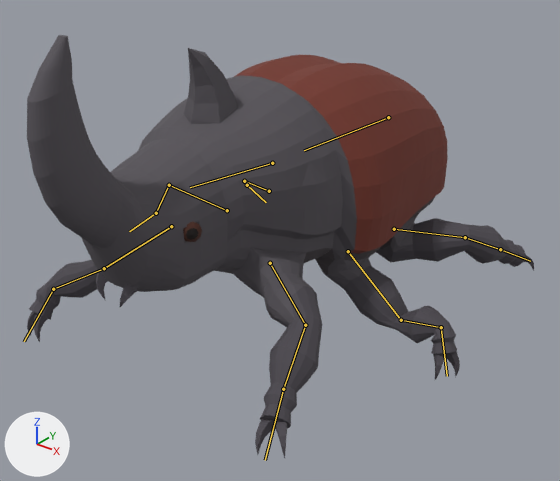
Before and after pictures for a commit that changed the glTF model creatures/experiments/boxmodel/abc/t7x/zoo/beetle/stage4/beetle.glb.
Rendered twice from a 50 mm camera at (0.842, -1.012, 0.78) aimed at (0.054, -0.026, 0.169). Arrows for +X, +Y and +Z are at lower left; the lights stay in place. The picture after the commit comes second. Both versions are drawn at frame 23 of the action 'move'; the numbers are the values there. The bones that change, and the others that lie on the model, are drawn over the model as lines.

Names of what the first picture shows: 'body', 'piece_claws', 'piece_eye', 'piece_horn_thorax', 'piece_mandible'.
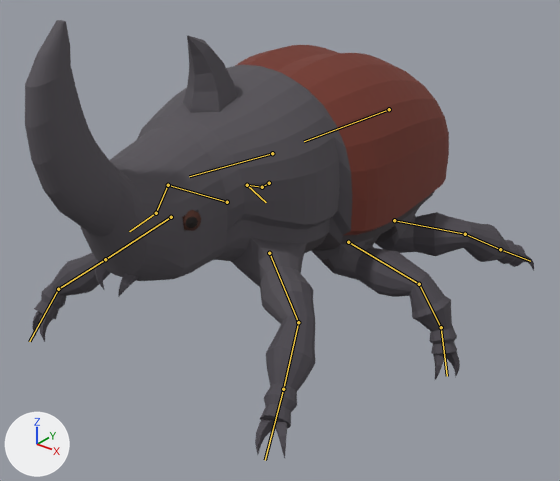
What differs and where, as boxes [x1, y1, x2, y2] in the pictures (560 x 481 px):
'body', posed: before [27, 35, 526, 428]; after [25, 20, 526, 428]
'piece_horn_thorax', posed: before [184, 48, 237, 124]; after [183, 35, 237, 113]
'piece_claws', posed: before [27, 255, 534, 458]; after [32, 255, 534, 458]
'piece_mandible', posed: before [96, 271, 139, 307]; after [95, 260, 138, 296]
'piece_eye', posed: before [183, 222, 202, 242]; after [182, 210, 201, 231]
bone 'abdomen', root to tip: before (388, 117) to (304, 150); after (389, 109) to (304, 141)
bone 'femur1.L', root to tip: before (270, 263) to (305, 325); after (269, 253) to (298, 322)
bone 'tibia1.L', root to tip: before (305, 325) to (283, 389); after (298, 322) to (283, 389)
bone 'femur1.R', root to tip: before (171, 226) to (104, 268); after (171, 217) to (105, 259)
bone 'tibia1.R', root to tip: before (104, 268) to (53, 289); after (105, 259) to (58, 289)
bone 'tarsus1.R', root to tip: before (53, 289) to (24, 341); after (58, 289) to (29, 341)
bone 'femur2.L', root to tip: before (348, 251) to (401, 320); after (348, 242) to (419, 284)
bone 'tibia2.L', root to tip: before (401, 320) to (441, 327); after (419, 284) to (441, 327)
bone 'femur2.R', root to tip: before (227, 210) to (169, 185); after (227, 202) to (168, 185)
bone 'tibia2.R', root to tip: before (169, 185) to (156, 213); after (168, 185) to (156, 213)
bone 'femur3.L', root to tip: before (394, 229) to (465, 237); after (394, 220) to (465, 234)
bone 'tibia3.L', root to tip: before (465, 237) to (500, 249); after (465, 234) to (500, 249)
bone 'femur3.R', root to tip: before (269, 191) to (244, 181); after (269, 183) to (262, 187)
bone 'tibia3.R', root to tip: before (244, 181) to (247, 185); after (262, 187) to (247, 185)

What changed in the scene script:
```text
Change bone_abdomen:
    where bone_abdomen = bpy.data.objects['rig'].pose.bones['abdomen']
    bone_abdomen.location: (0.0, 0.0, -0.019) -> (0.0, 0.0, 0.0)
Change bone_femur1_l:
    where bone_femur1_l = bpy.data.objects['rig'].pose.bones['femur1.L']  # child of 'thorax'
    bone_femur1_l.rotation_quaternion: (0.986, -0.014, -0.001, 0.164) -> (0.995, 0.0, 0.0, 0.104)  # degrees (-2, 0, 19) -> degrees (0, 0, 12)
Change bone_tibia1_l:
    where bone_tibia1_l = bpy.data.objects['rig'].pose.bones['tibia1.L']  # child of 'femur1.L'
    bone_tibia1_l.rotation_quaternion: (0.995, 0.003, 0.0, -0.097) -> (1.0, 0.0, 0.0, 0.0)  # degrees (0, 0, -11) -> degrees (0, 0, 0)
Change bone_tarsus1_l:
    where bone_tarsus1_l = bpy.data.objects['rig'].pose.bones['tarsus1.L']  # child of 'tibia1.L'
    bone_tarsus1_l.rotation_quaternion: (0.998, -0.029, -0.016, 0.046) -> (1.0, 0.0, 0.0, 0.0)  # degrees (-3, -2, 5) -> degrees (0, 0, 0)
Change bone_femur1_r:
    where bone_femur1_r = bpy.data.objects['rig'].pose.bones['femur1.R']  # child of 'thorax'
    bone_femur1_r.rotation_quaternion: (0.995, 0.098, 0.005, 0.022) -> (0.998, 0.054, 0.006, 0.027)  # degrees (11, 0, 3) -> degrees (6, 0, 3)
Change bone_tibia1_r:
    where bone_tibia1_r = bpy.data.objects['rig'].pose.bones['tibia1.R']  # child of 'femur1.R'
    bone_tibia1_r.rotation_quaternion: (0.927, 0.02, -0.009, -0.375) -> (0.959, 0.008, -0.006, -0.285)  # degrees (2, 0, -44) -> degrees (1, 0, -33)
Change bone_tarsus1_r:
    where bone_tarsus1_r = bpy.data.objects['rig'].pose.bones['tarsus1.R']  # child of 'tibia1.R'
    bone_tarsus1_r.rotation_quaternion: (0.916, -0.165, 0.049, 0.362) -> (0.946, -0.119, 0.042, 0.299)  # degrees (-16, 12, 41) -> degrees (-12, 9, 34)
Change bone_femur2_l:
    where bone_femur2_l = bpy.data.objects['rig'].pose.bones['femur2.L']  # child of 'thorax'
    bone_femur2_l.rotation_quaternion: (0.969, -0.031, 0.003, -0.247) -> (1.0, -0.022, 0.003, -0.008)  # degrees (-4, -1, -29) -> degrees (-3, 0, -1)
Change bone_tibia2_l:
    where bone_tibia2_l = bpy.data.objects['rig'].pose.bones['tibia2.L']  # child of 'femur2.L'
    bone_tibia2_l.rotation_quaternion: (0.53, 0.067, 0.019, 0.845) -> (0.982, -0.006, 0.004, 0.19)  # degrees (6, -5, 115) -> degrees (-1, 1, 22)
Change bone_tarsus2_l:
    where bone_tarsus2_l = bpy.data.objects['rig'].pose.bones['tarsus2.L']  # child of 'tibia2.L'
    bone_tarsus2_l.rotation_quaternion: (0.647, -0.024, -0.219, -0.73) -> (0.959, 0.004, -0.066, -0.276)  # degrees (18, -19, -100) -> degrees (3, -7, -32)
Change bone_femur2_r:
    where bone_femur2_r = bpy.data.objects['rig'].pose.bones['femur2.R']  # child of 'thorax'
    bone_femur2_r.rotation_quaternion: (0.987, 0.0, 0.0, -0.161) -> (0.995, 0.0, 0.0, -0.104)  # degrees (0, 0, -19) -> degrees (0, 0, -12)
Change bone_tibia2_r:
    where bone_tibia2_r = bpy.data.objects['rig'].pose.bones['tibia2.R']  # child of 'femur2.R'
    bone_tibia2_r.rotation_quaternion: (0.999, -0.003, 0.0, 0.047) -> (1.0, 0.0, 0.0, 0.0)  # degrees (0, 0, 5) -> degrees (0, 0, 0)
Change bone_femur3_l:
    where bone_femur3_l = bpy.data.objects['rig'].pose.bones['femur3.L']  # child of 'abdomen'
    bone_femur3_l.rotation_quaternion: (0.988, 0.009, 0.001, 0.155) -> (0.995, 0.0, 0.0, 0.104)  # degrees (1, 0, 18) -> degrees (0, 0, 12)
Change bone_tibia3_l:
    where bone_tibia3_l = bpy.data.objects['rig'].pose.bones['tibia3.L']  # child of 'femur3.L'
    bone_tibia3_l.rotation_quaternion: (0.999, 0.0, 0.0, 0.045) -> (1.0, 0.0, 0.0, 0.0)  # degrees (0, 0, 5) -> degrees (0, 0, 0)
Change bone_tarsus3_l:
    where bone_tarsus3_l = bpy.data.objects['rig'].pose.bones['tarsus3.L']  # child of 'tibia3.L'
    bone_tarsus3_l.rotation_quaternion: (0.999, -0.027, 0.026, -0.008) -> (1.0, 0.0, 0.0, 0.0)  # degrees (-3, 3, -1) -> degrees (0, 0, 0)
Change bone_femur3_r:
    where bone_femur3_r = bpy.data.objects['rig'].pose.bones['femur3.R']  # child of 'abdomen'
    bone_femur3_r.rotation_quaternion: (0.998, -0.03, -0.005, -0.049) -> (0.983, -0.147, -0.011, 0.111)  # degrees (-3, -1, -6) -> degrees (-17, 1, 13)
Change bone_tibia3_r:
    where bone_tibia3_r = bpy.data.objects['rig'].pose.bones['tibia3.R']  # child of 'femur3.R'
    bone_tibia3_r.rotation_quaternion: (0.989, 0.027, 0.004, 0.148) -> (0.851, 0.117, 0.011, 0.512)  # degrees (3, 0, 17) -> degrees (12, -6, 61)
Change bone_tarsus3_r:
    where bone_tarsus3_r = bpy.data.objects['rig'].pose.bones['tarsus3.R']  # child of 'tibia3.R'
    bone_tarsus3_r.rotation_quaternion: (0.961, -0.15, -0.099, -0.211) -> (0.896, -0.178, -0.06, -0.403)  # degrees (-15, -15, -23) -> degrees (-16, -15, -46)
```
